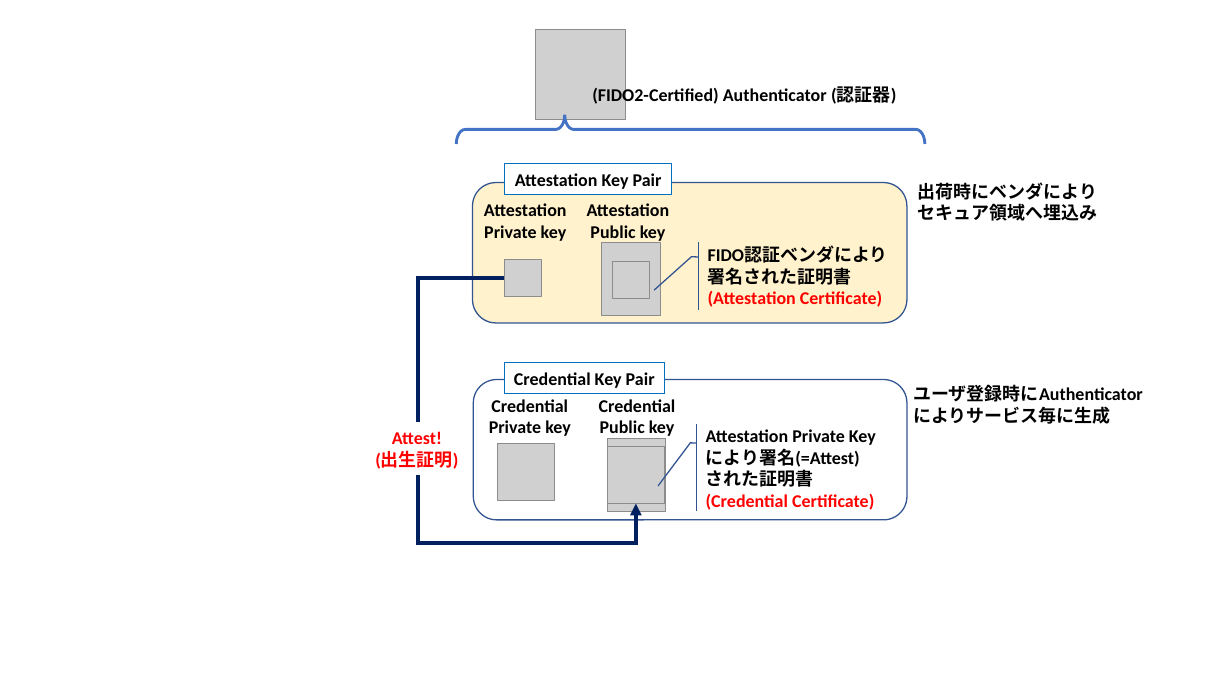
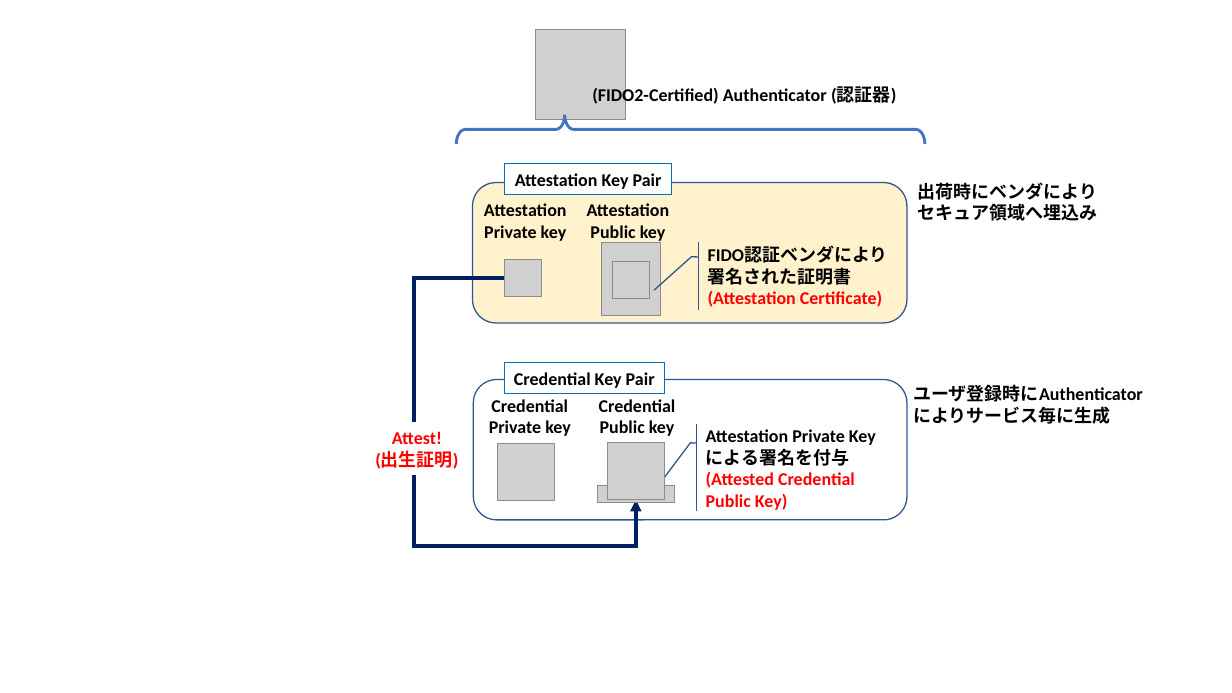
Before and after one commit to junkurihara/class-fido2_webauthn, a slide deck: slide 9 of slides/Figs/figures.pptx. Drawn at 1232x693 pixels with LibreOffice and Linux fonts; fonts in the diff are those of the drawing; grey boxes stand for pictures. Boxes give left, top, right and bottom in pixels: in the first picture for what was removed or moved away, otherwise in the second. Text is boxed around its words. In the diff, an @@ line names an element or a change of style, - is before the commit and + after.

```diff
--- a/slides/Figs/figures.pptx
+++ b/slides/Figs/figures.pptx
@@ elbow arrow moved from (505, 278) - (636, 504) to (505, 278) - (636, 500) @@
@@ picture: place and size @@
-picture at bbox=[607, 446, 665, 504]
+picture at bbox=[607, 443, 665, 500]
@@ picture removed at bbox=[607, 439, 665, 512] @@
@@ text in accent callout at bbox=[706, 448, 855, 510]: text changed @@
-により署名(=Attest)
-された証明書
-(Credential Certificate)
+による署名を付与
+(Attested Credential Public Key)
@@ picture added at bbox=[598, 485, 675, 503] @@
```
Also in this commit, not shown: 6 other slides changed, 7 other files.
